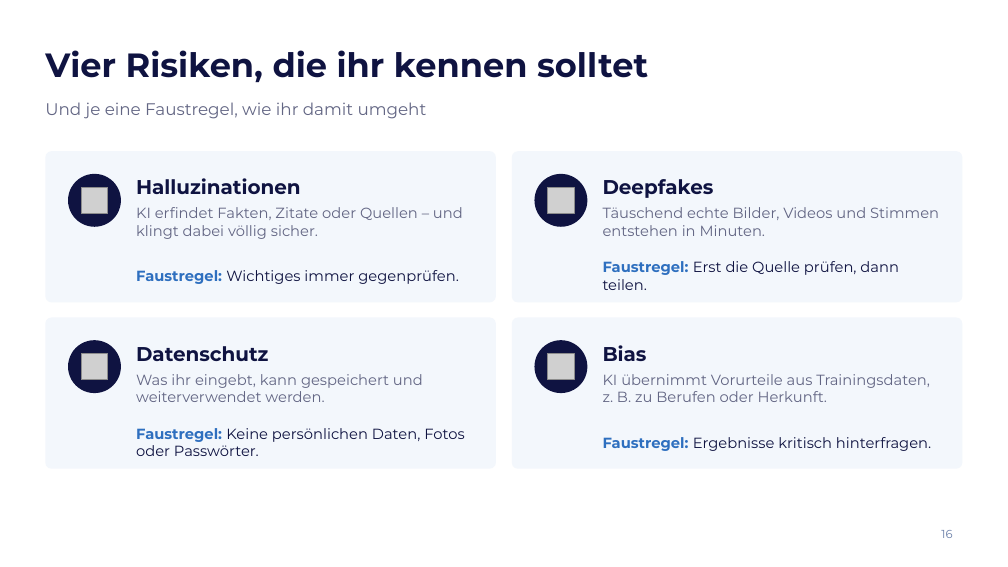
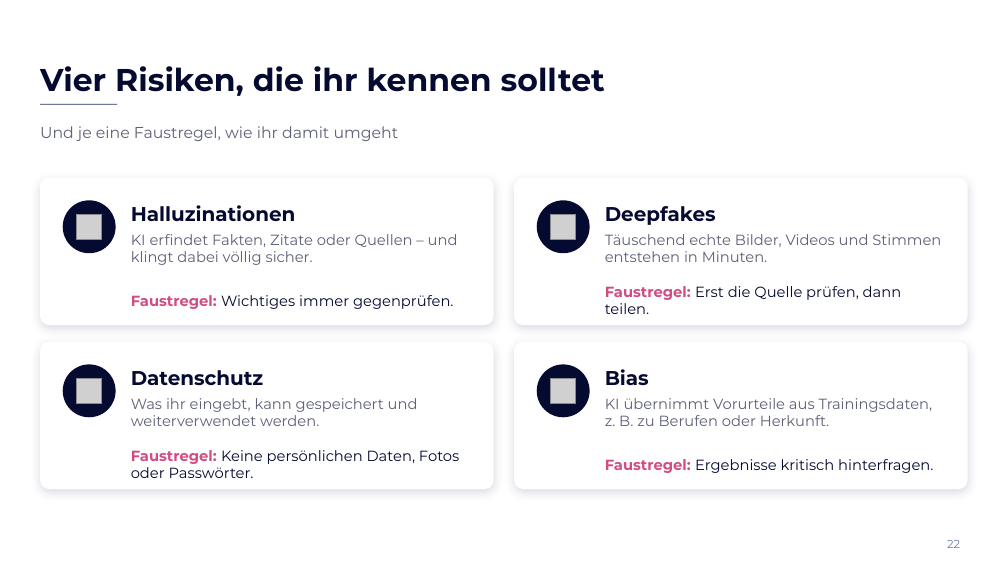
Before and after one commit to elias762/Advisory-board, a slide deck: slide 22 of ki-tag-gymnasium-sued/KI-Tag_Gymnasium-Sued_Impulsvortrag.pptx (slide 16 before the commit). Drawn at 1008x567 pixels with LibreOffice and Linux fonts; fonts in the diff are those of the drawing; grey boxes stand for pictures; background and template pictures are left out. Boxes give left, top, right and bottom in pixels: in the first picture for what was removed or moved away, otherwise in the second. Text is boxed around its words. In the diff, an @@ line names an element or a change of style, - is before the commit and + after.

```diff
--- a/ki-tag-gymnasium-sued/KI-Tag_Gymnasium-Sued_Impulsvortrag.pptx
+++ b/ki-tag-gymnasium-sued/KI-Tag_Gymnasium-Sued_Impulsvortrag.pptx
@@ title "Vier Risiken, die ihr kennen ...": place and size @@
-title "Vier Risiken, die ihr kennen ..." at <box>45,50,648,83</box>
+title "Vier Risiken, die ihr kennen ..." at <box>40,66,605,96</box>
@@ title "Vier Risiken, die ihr kennen ..." at <box>40,66,605,96</box>: size 32 to 30 pt, text colour #0F1341 to #050A30; vertical alignment middle to bottom @@
@@ text "Und je eine Faustregel, wie ...": place and size @@
-text "Und je eine Faustregel, wie ..." at <box>45,102,427,119</box>
+text "Und je eine Faustregel, wie ..." at <box>40,126,399,141</box>
@@ text "Und je eine Faustregel, wie ..." at <box>40,126,399,141</box>: size 16 to 15 pt, text colour #636684 to #5E6178; vertical alignment top to middle @@
@@ line added from (40, 104) to (117, 104), #283070 0.75 pt @@
@@ rounded rectangle: place and size @@
-rounded rectangle at <box>45,151,496,302</box>
+rounded rectangle at <box>40,178,494,325</box>
@@ fill #F3F7FC to #FFFFFF; shadow on; proportions changed in 4 elements at <box>40,342,494,489</box>, <box>514,342,968,489</box>, <box>40,178,494,325</box>, <box>514,178,968,325</box> @@
@@ rounded rectangle: place and size @@
-rounded rectangle at <box>512,151,963,302</box>
+rounded rectangle at <box>514,178,968,325</box>
@@ 5 texts, 2 pictures, 2 ellipses: place and size @@
-5 texts, 2 pictures, 2 ellipses at <box>68,174,463,402</box>
+5 texts, 2 pictures, 2 ellipses at <box>63,200,458,426</box>
@@ fill #0F1341 to #050A30 in 4 elements at <box>537,364,590,417</box>, <box>63,364,116,417</box>, <box>537,200,590,253</box>, <box>63,200,116,253</box> @@
@@ 5 texts, 2 ellipses: place and size @@
-5 texts, 2 ellipses at <box>535,174,939,402</box>
+5 texts, 2 ellipses at <box>537,200,941,426</box>
@@ text colour #0F1341 to #050A30 in 4 elements at <box>131,370,263,385</box>, <box>605,369,649,385</box>, <box>131,205,296,221</box>, <box>605,206,716,225</box> @@
@@ picture: place and size @@
-picture at <box>548,188,575,214</box>
+picture at <box>551,214,576,240</box>
@@ text colour #636684 to #5E6178 in 4 elements at <box>131,398,418,426</box>, <box>605,398,933,426</box>, <box>131,234,458,265</box>, <box>605,234,941,262</box> @@
@@ text "Faustregel: Wichtiges immer gegenprüfen." at <box>131,295,454,309</box>: text colour #2E6FBF to #D24C84 in "Faustregel:"; text colour #0F1341 to #050A30 in "Wichtiges immer gegenprüfen." @@
@@ text "Faustregel: Erst die Quelle prüfen, ..." at <box>605,286,902,314</box>: text colour #2E6FBF to #D24C84 in "Faustregel:"; text colour #0F1341 to #050A30 in "Erst die Quelle prüfen, dann teilen." @@
@@ rounded rectangle: place and size @@
-rounded rectangle at <box>45,318,496,469</box>
+rounded rectangle at <box>40,342,494,489</box>
@@ rounded rectangle: place and size @@
-rounded rectangle at <box>512,318,963,469</box>
+rounded rectangle at <box>514,342,968,489</box>
@@ picture: place and size @@
-picture at <box>548,353,575,380</box>
+picture at <box>551,378,576,404</box>
@@ text "Faustregel: Keine persönlichen Daten, Fotos ...": place and size @@
-text "Faustregel: Keine persönlichen Daten, Fotos ..." at <box>136,428,464,456</box>
+text "Faustregel: Keine persönlichen Daten, Fotos ..." at <box>131,450,459,478</box>
@@ text "Faustregel: Keine persönlichen Daten, Fotos ..." at <box>131,450,459,478</box>: text colour #2E6FBF to #D24C84 in "Faustregel:"; text colour #0F1341 to #050A30 in "Keine persönlichen Daten, Fotos oder Passwörter." @@
@@ text "Faustregel: Ergebnisse kritisch hinterfragen.": place and size @@
-text "Faustregel: Ergebnisse kritisch hinterfragen." at <box>603,437,931,451</box>
+text "Faustregel: Ergebnisse kritisch hinterfragen." at <box>605,459,933,473</box>
@@ text "Faustregel: Ergebnisse kritisch hinterfragen." at <box>605,459,933,473</box>: text colour #2E6FBF to #D24C84 in "Faustregel:"; text colour #0F1341 to #050A30 in "Ergebnisse kritisch hinterfragen." @@
@@ page number removed at <box>941,530,952,538</box> @@
-16
@@ page number added at <box>947,540,960,548</box>, 11 pt, text #6A7FA8 @@
+22
```
Also in this commit, not shown: 18 other slides changed, 7 slides added, 1 other file.
